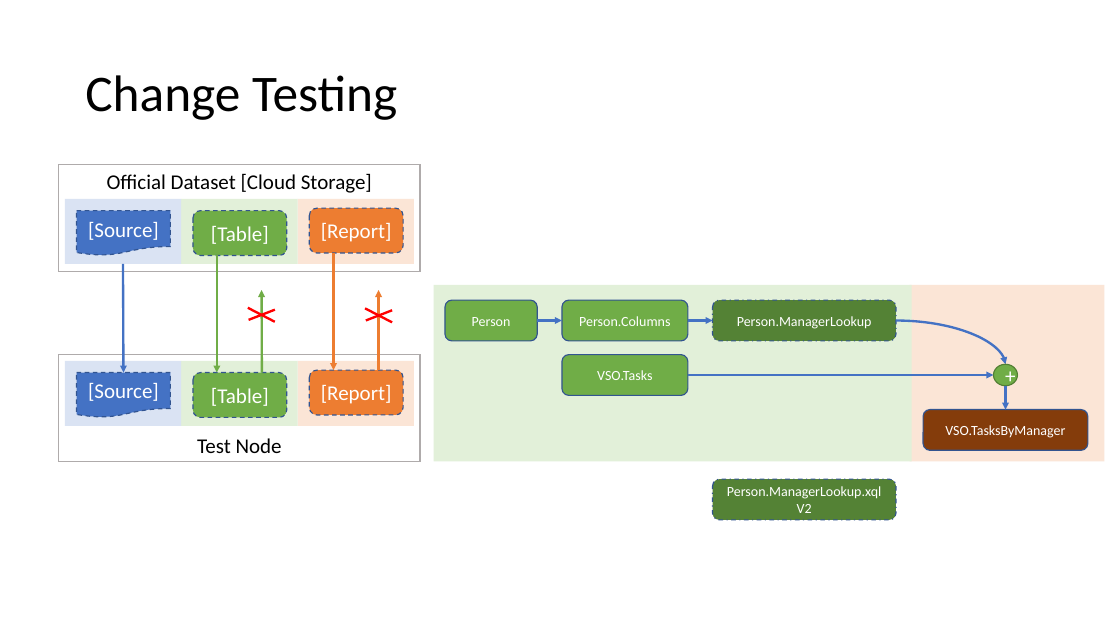
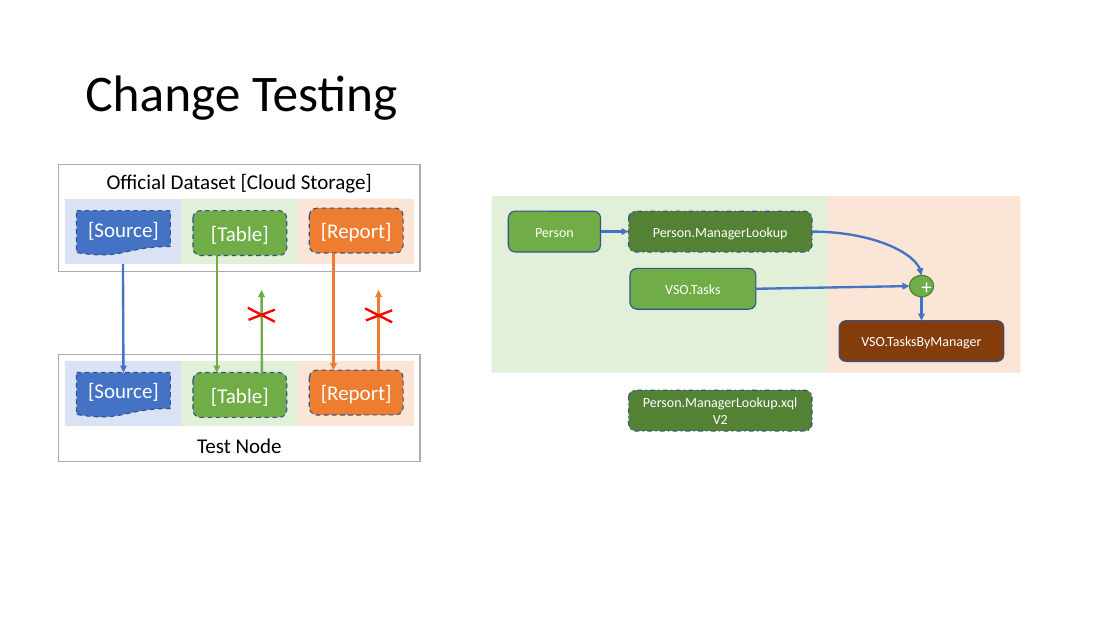
Before and after one commit to microsoft/elfie-arriba, a slide deck: slide 7 of XForm/XForm Demo.pptx. Drawn at 1120x630 pixels with LibreOffice and Linux fonts; fonts in the diff are those of the drawing. Boxes give left, top, right and bottom in pixels: in the first picture for what was removed or moved away, otherwise in the second. Text is boxed around its words. In the diff, an @@ line names an element or a change of style, - is before the commit and + after.

Commit message:
XForm: Demo - remove Person.Columns (doesn't make sense)

```diff
--- a/XForm/XForm Demo.pptx
+++ b/XForm/XForm Demo.pptx
@@ rectangle: place and size @@
-rectangle at bbox=[434, 285, 912, 461]
+rectangle at bbox=[492, 196, 828, 372]
@@ rounded rectangle "Person": place and size @@
-rounded rectangle "Person" at bbox=[445, 300, 538, 341]
+rounded rectangle "Person" at bbox=[508, 211, 601, 252]
@@ arrow moved from (538, 321) - (562, 321) to (601, 232) - (628, 232) @@
@@ rounded rectangle "VSO.Tasks": place and size @@
-rounded rectangle "VSO.Tasks" at bbox=[562, 355, 688, 396]
+rounded rectangle "VSO.Tasks" at bbox=[630, 269, 756, 310]
@@ arrow moved from (688, 375) - (994, 375) to (756, 289) - (910, 287) @@
@@ 3 rounded rectangles, 1 rectangle, 1 curved arrow, 1 arrow, 1 ellipse: place and size @@
-3 rounded rectangles, 1 rectangle, 1 curved arrow, 1 arrow, 1 ellipse at bbox=[712, 285, 1105, 520]
+3 rounded rectangles, 1 rectangle, 1 curved arrow, 1 arrow, 1 ellipse at bbox=[628, 196, 1021, 432]
@@ rounded rectangle removed at bbox=[562, 300, 688, 341] @@
-Person.Columns
@@ arrow removed from (688, 321) to (712, 321) @@
```
Also in this commit, not shown: 1 other slide changed.
